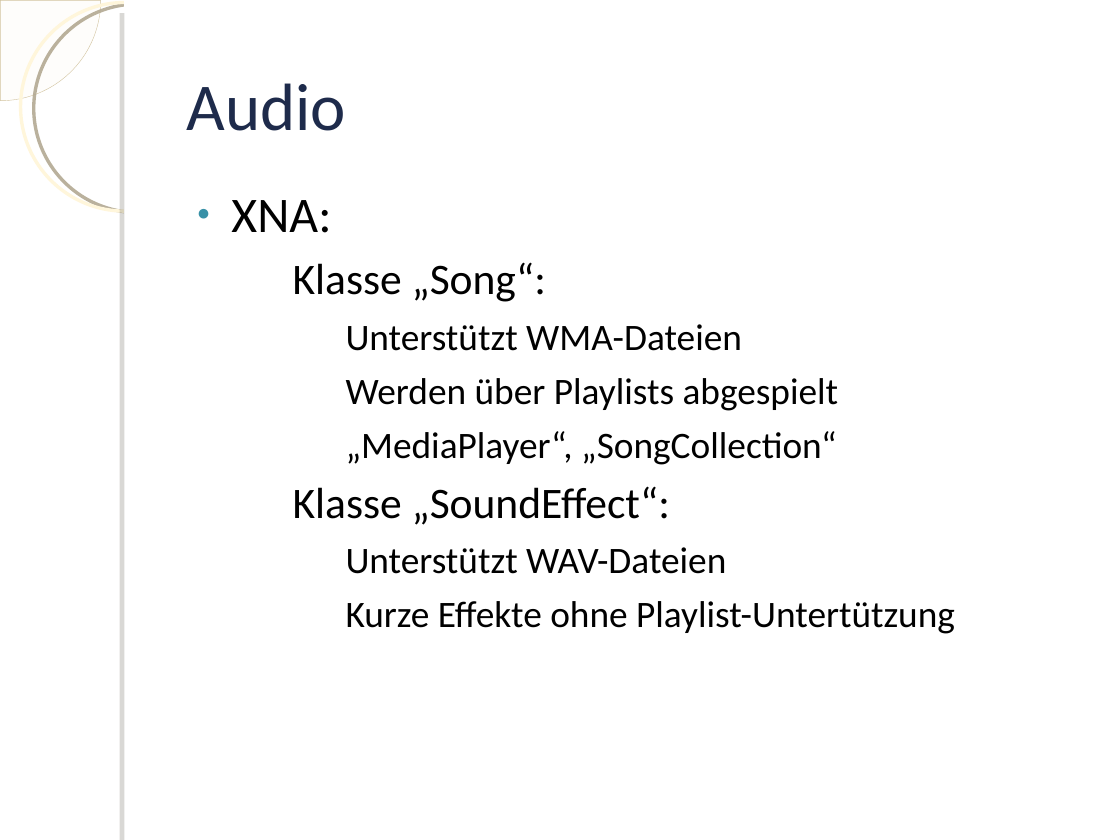
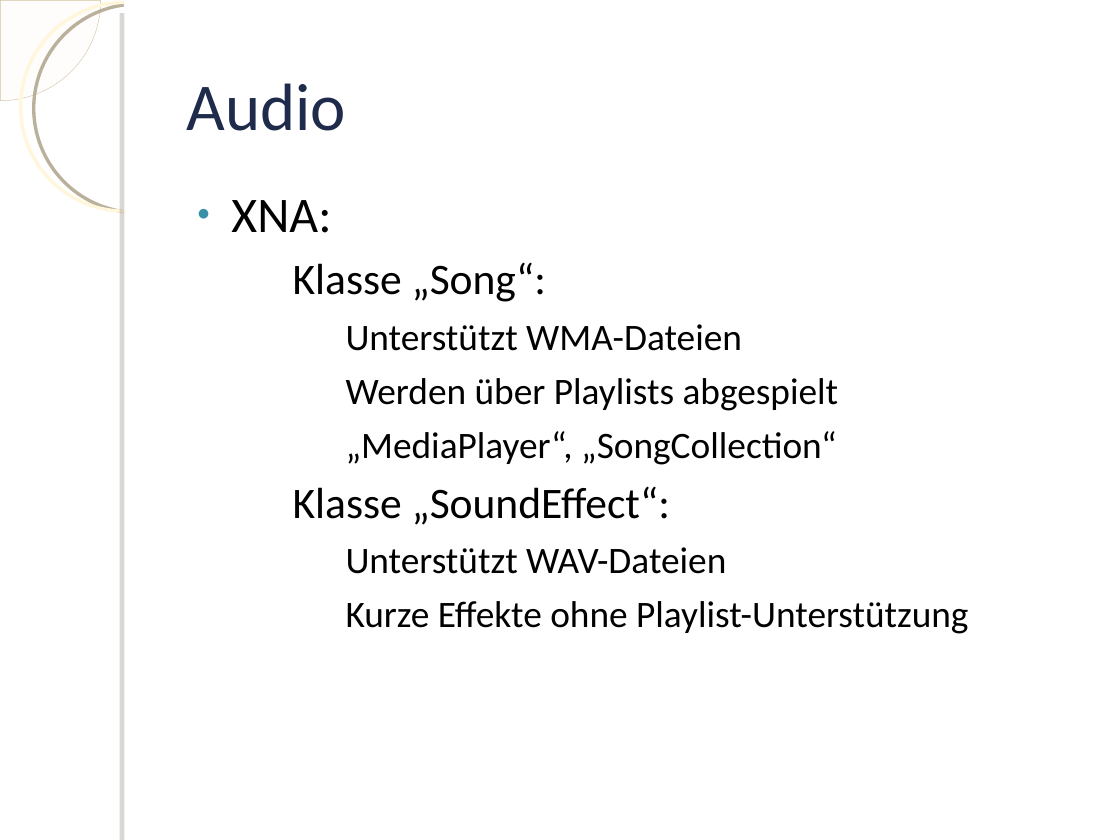
Before and after one commit to knot3/pse-knot, a slide deck: slide 10 of Implementierungsbericht/Praesentation.odp. Drawn at 1120x840 pixels with LibreOffice and Linux fonts; fonts in the diff are those of the drawing; background and template pictures are left out. Boxes give left, top, right and bottom in pixels: in the first picture for what was removed or moved away, otherwise in the second. Text is boxed around its words. In the diff, an @@ line names an element or a change of style, - is before the commit and + after.

Commit message:
untertützung

```diff
--- a/Implementierungsbericht/Praesentation.odp
+++ b/Implementierungsbericht/Praesentation.odp
@@ text at (346, 601, 968, 634): text changed @@
-    ● Kurze Effekte ohne Playlist-Untertützung
+    ● Kurze Effekte ohne Playlist-Unterstützung
```
Also in this commit, not shown: 1 other file.
